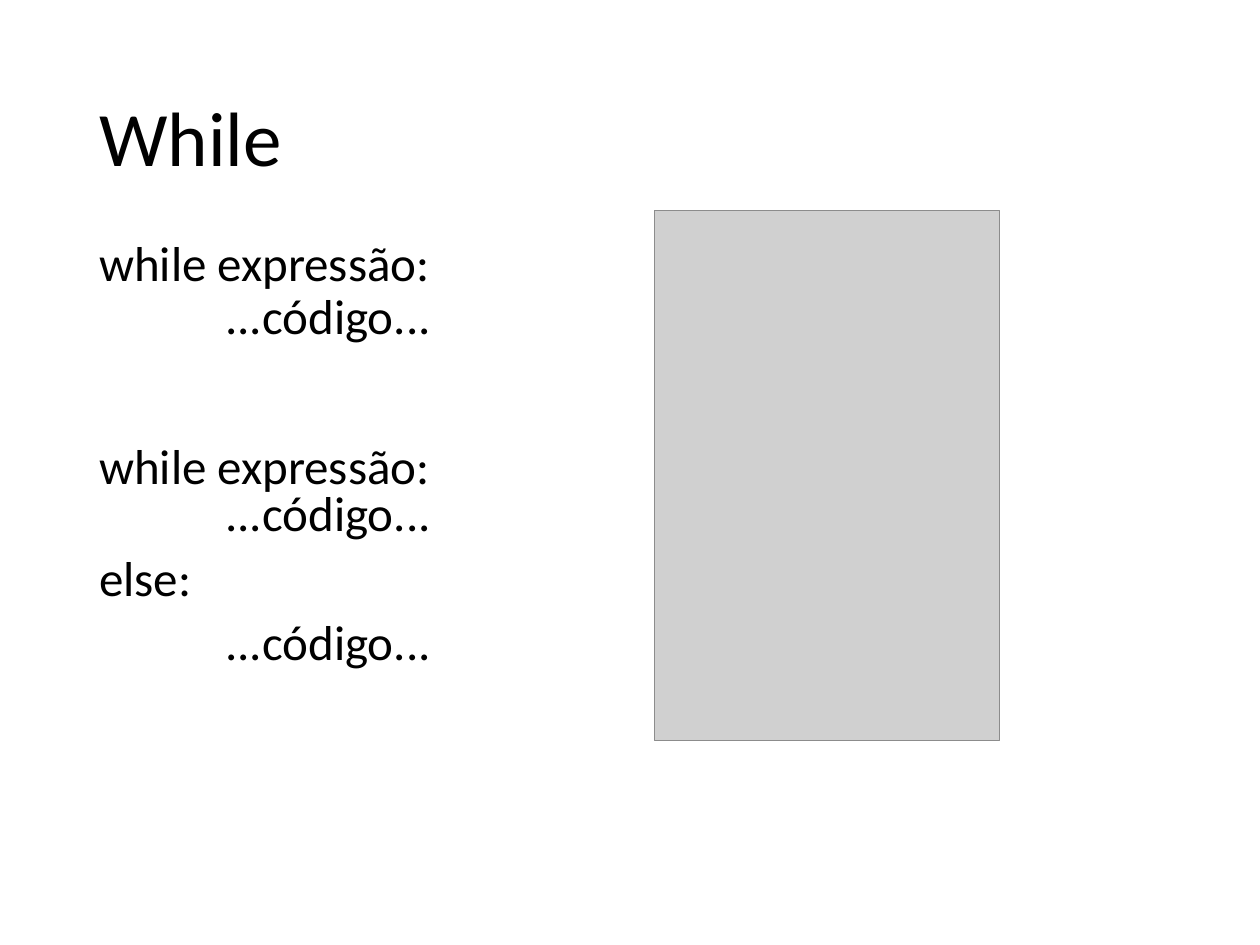
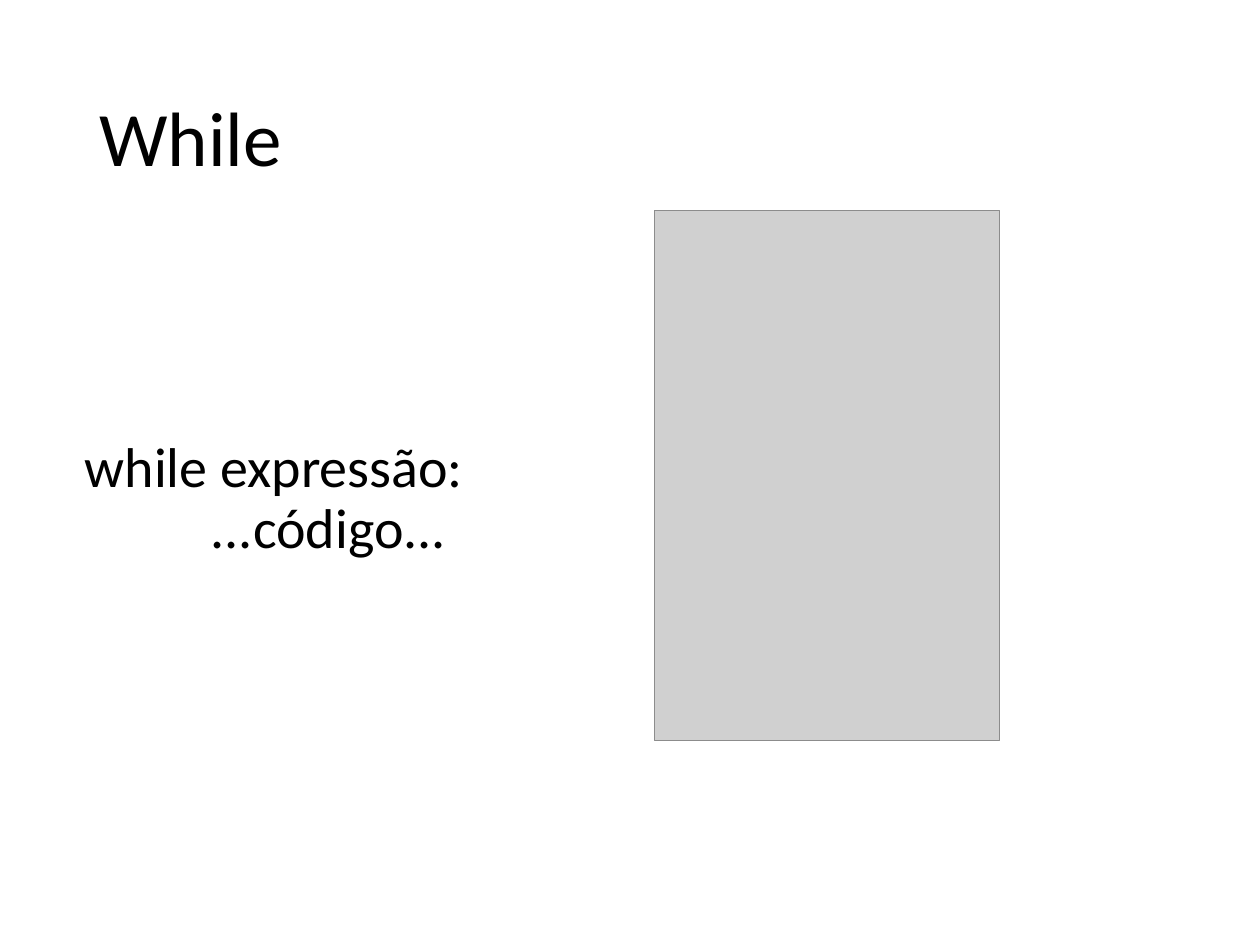
Before and after one commit to fernandoFernandeSantos/minicurso_python_2019, a slide deck: slide 52 of aula.pptx (slide 45 before the commit). Drawn at 1260x945 pixels with LibreOffice and Linux fonts; fonts in the diff are those of the drawing; grey boxes stand for pictures. Boxes give left, top, right and bottom in pixels: in the first picture for what was removed or moved away, otherwise in the second. Text is boxed around its words. In the diff, an @@ line names an element or a change of style, - is before the commit and + after.

```diff
--- a/aula.pptx
+++ b/aula.pptx
@@ text "while expressão: ...código...": place and size @@
-text "while expressão: ...código..." at (99,247,431,343)
+text "while expressão: ...código..." at (85,448,462,558)
@@ text "while expressão: ...código..." at (85,448,462,558): size 28 to 32 pt @@
@@ text removed at (99,450,431,669) @@
-while expressão:
-...código...
-else:
-...código...
```
Also in this commit, not shown: 11 other slides changed, 17 slides added, 6 slides removed, 1 other file.
